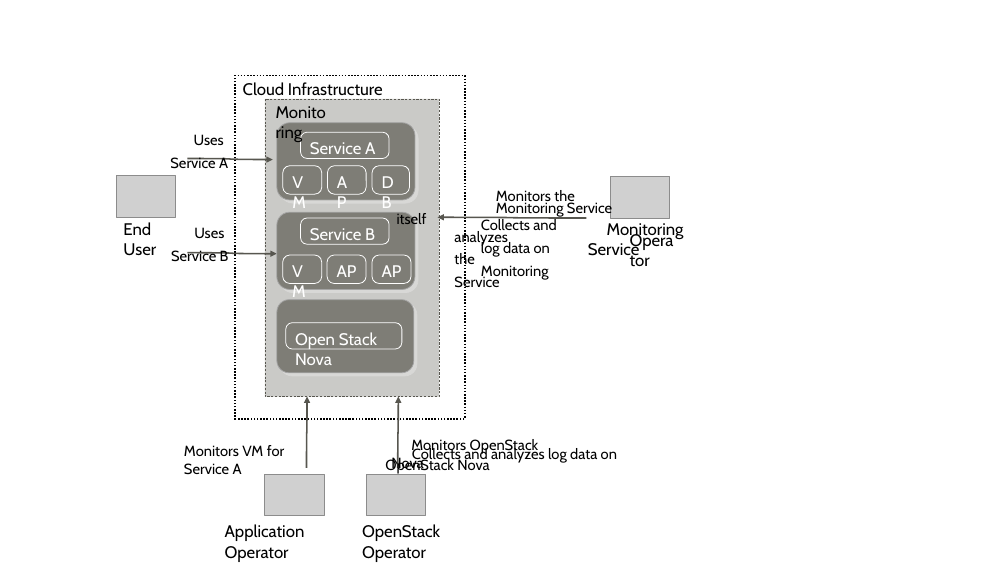
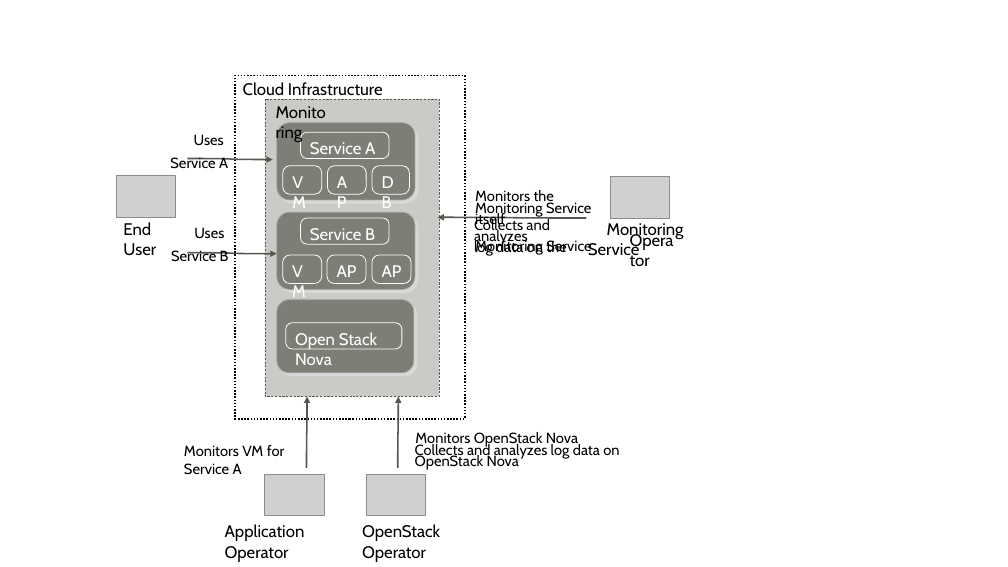
Before and after one commit to taroth21/cmm-documentation, a slide deck: slide 1 of DocSources/images/metricslogs.pptx. Drawn at 1008x567 pixels with LibreOffice and Linux fonts; fonts in the diff are those of the drawing; grey boxes stand for pictures. Boxes give left, top, right and bottom in pixels: in the first picture for what was removed or moved away, otherwise in the second. Text is boxed around its words. In the diff, an @@ line names an element or a change of style, - is before the commit and + after.

```diff
--- a/DocSources/images/metricslogs.pptx
+++ b/DocSources/images/metricslogs.pptx
@@ text at bbox=[475, 190, 591, 228]: text changed @@
-Monitors the
-Monitoring Service itself
+Monitors the
+Monitoring Service itself
@@ text at bbox=[474, 217, 566, 257]: text changed @@
-Collects and analyzes
-log data on the
-Monitoring Service
+Collects and analyzes
+log data on the
@@ text added at bbox=[475, 239, 591, 256], 14 pt, text #000000 @@
+Monitoring Service
@@ text "Collects and analyzes log data ..." rewrapped from bbox=[385, 446, 617, 474] to bbox=[415, 442, 619, 470] @@
@@ text "Monitors OpenStack Nova": place and size @@
-text "Monitors OpenStack Nova" at bbox=[391, 439, 539, 472]
+text "Monitors OpenStack Nova" at bbox=[415, 432, 578, 448]
@@ text "Monitors OpenStack Nova" at bbox=[415, 432, 578, 448]: line spacing 1 to 10.8pt @@
```
Also in this commit, not shown: 31 other files.
